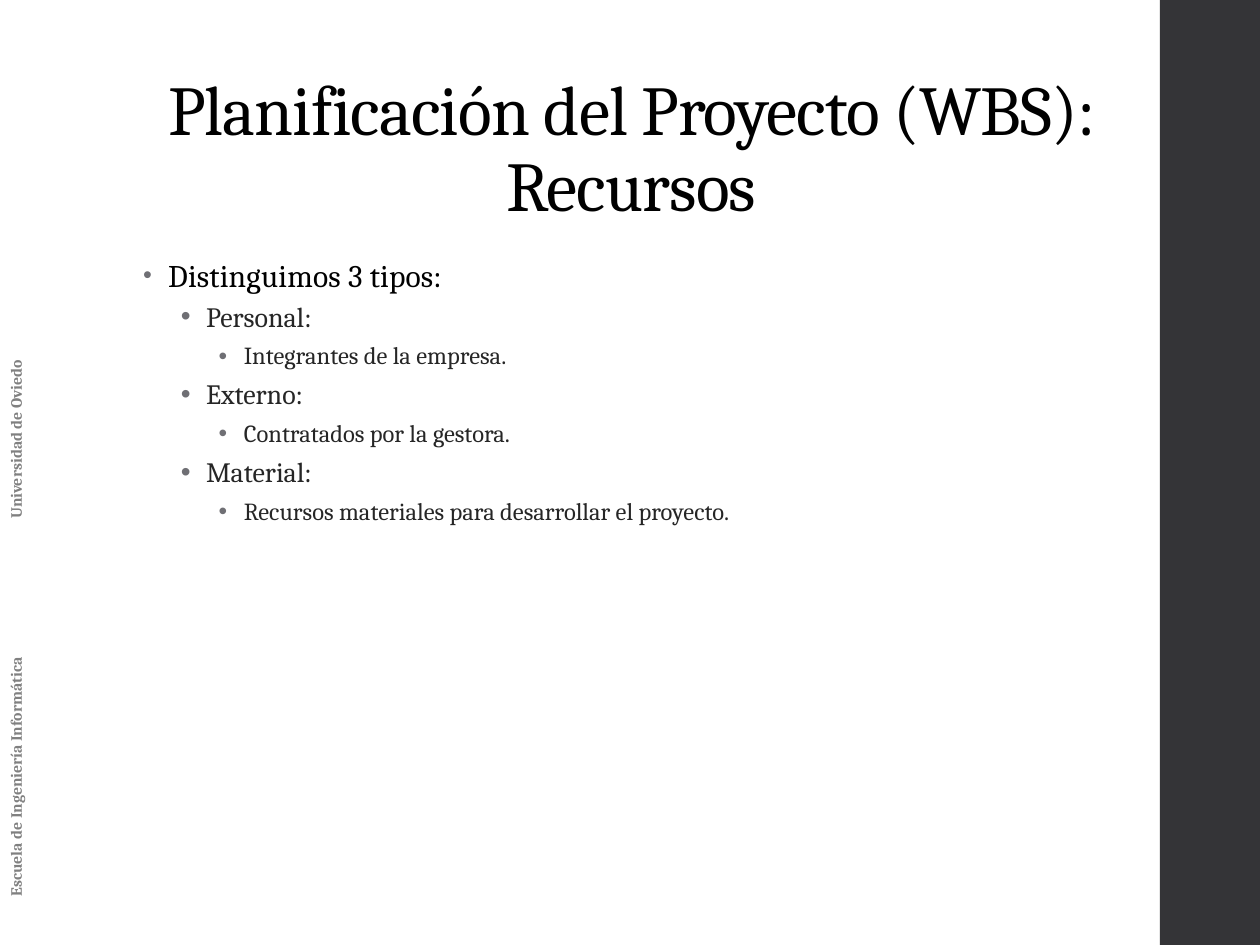
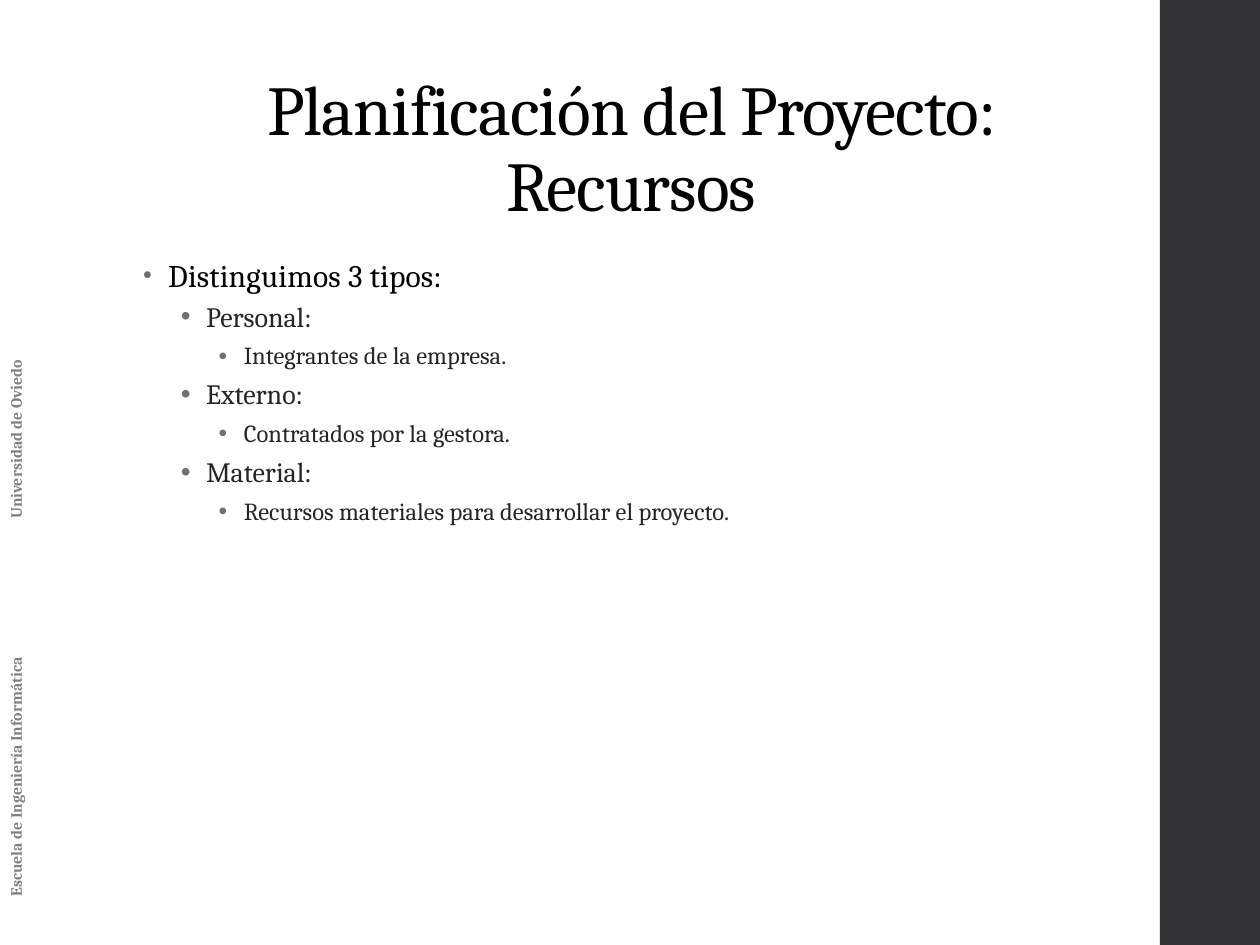
Before and after one commit to alexl0/tfg, a slide deck: slide 4 of Documentation/Archivos adjuntos/Planificacion del proyecto.pptx. Drawn at 1260x945 pixels with LibreOffice and Linux fonts; fonts in the diff are those of the drawing. Boxes give left, top, right and bottom in pixels: in the first picture for what was removed or moved away, otherwise in the second. Text is boxed around its words. In the diff, an @@ line names an element or a change of style, - is before the commit and + after.

Commit message:
documentacion modificar planificacion del proyecto

```diff
--- a/Documentation/Archivos adjuntos/Planificacion del proyecto.pptx
+++ b/Documentation/Archivos adjuntos/Planificacion del proyecto.pptx
@@ title at (267, 85, 997, 212): text changed @@
-Planificación del Proyecto (WBS): Recursos
+Planificación del Proyecto: Recursos
```
Also in this commit, not shown: 16 other slides changed, 2 slides removed.
